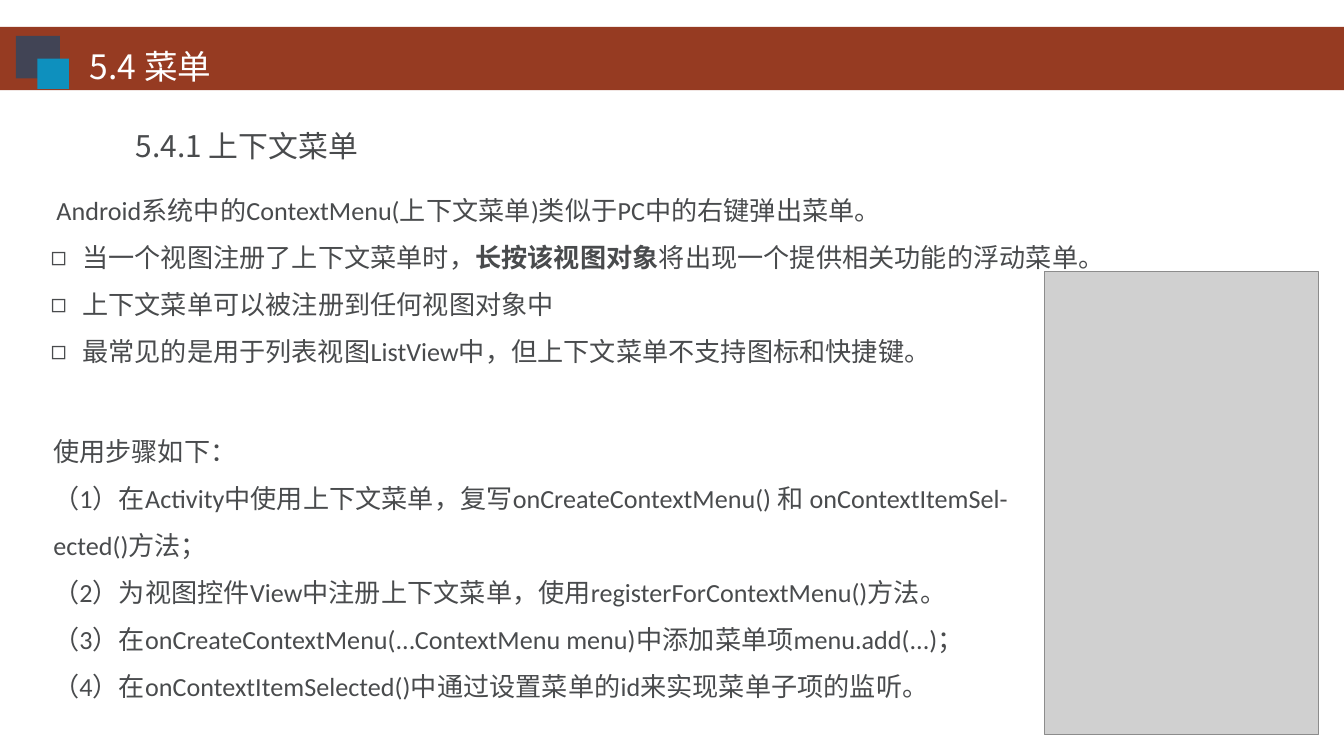
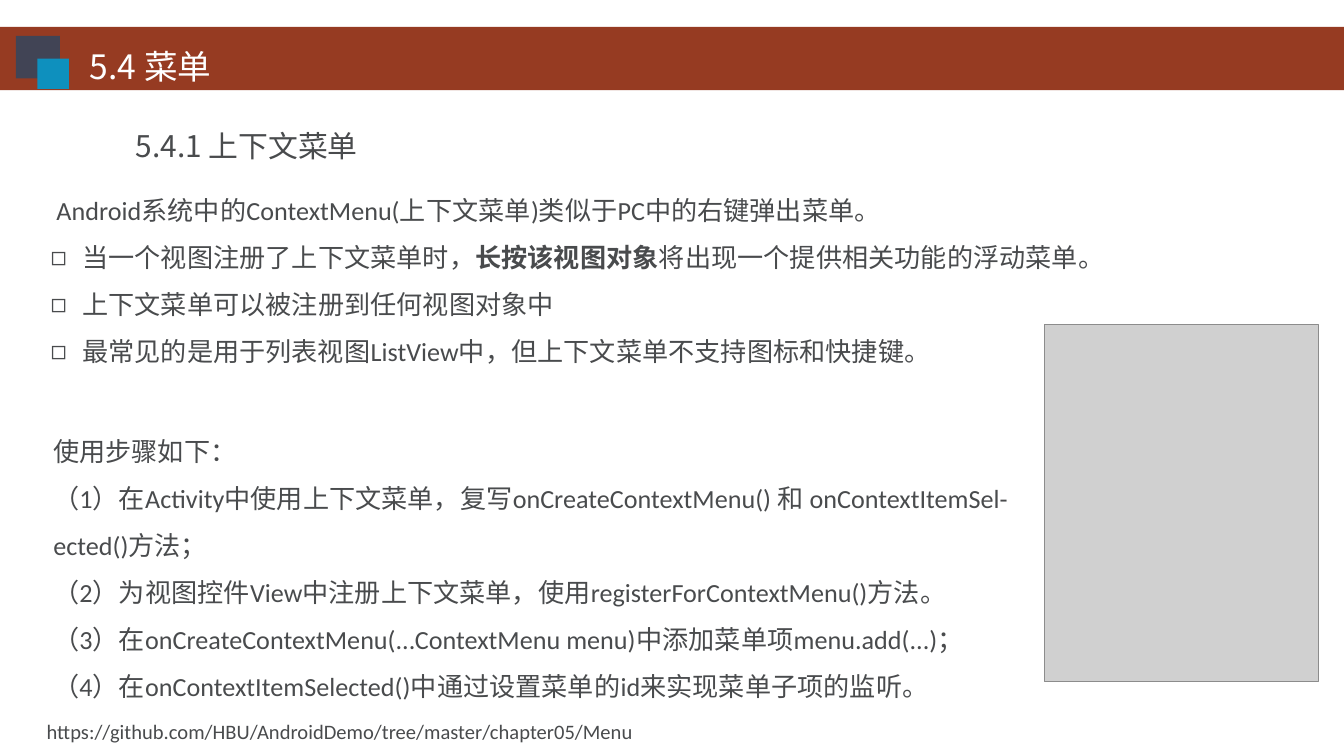
Before and after one commit to HBU/Android-PPT, a slide deck: slide 33 of 03.0 -- 用户界面 -- 第05章.ppt (slide 34 before the commit). Drawn at 1344x756 pixels with LibreOffice and Linux fonts; fonts in the diff are those of the drawing; grey boxes stand for pictures; background and template pictures are left out. Boxes give left, top, right and bottom in pixels: in the first picture for what was removed or moved away, otherwise in the second. Text is boxed around its words. In the diff, an @@ line names an element or a change of style, - is before the commit and + after.

```diff
--- a/03.0 -- 用户界面 -- 第05章.ppt
+++ b/03.0 -- 用户界面 -- 第05章.ppt
@@ picture: place and size @@
-picture at (1044, 271, 1318, 734)
+picture at (1044, 325, 1318, 683)
@@ text added at (47, 724, 633, 743), 11 pt, text #494B4D @@
+https://github.com/HBU/AndroidDemo/tree/master/chapter05/Menu
```
Also in this commit, not shown: 32 other slides changed, 1 slide added, 1 slide removed.
